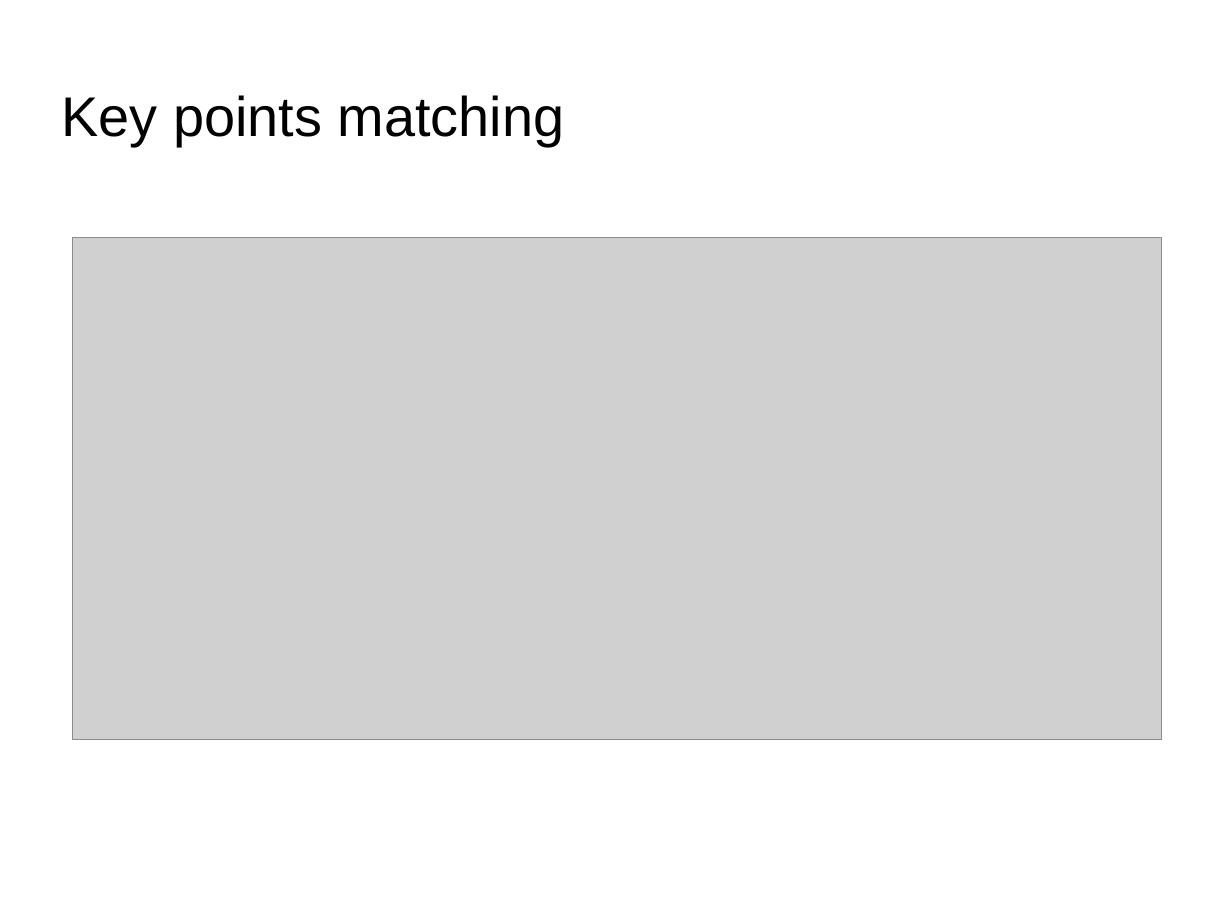
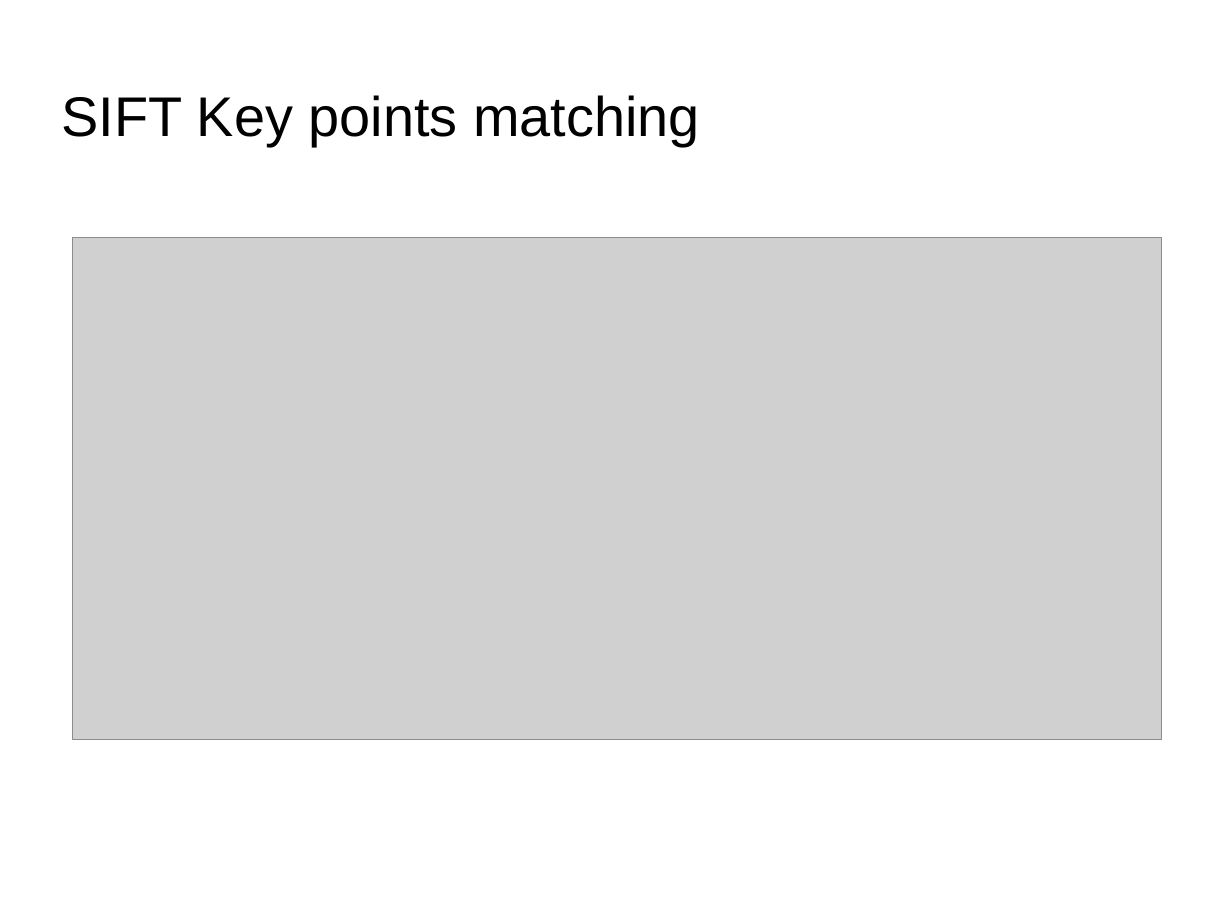
Before and after one commit to dataforcast/OC_Datascientist, a slide deck: slide 4 of P7/report/Openclassrooms_ParcoursDatascientist_P7-V1.odp. Drawn at 1232x924 pixels with LibreOffice and Linux fonts; fonts in the diff are those of the drawing; grey boxes stand for pictures; background and template pictures are left out. Boxes give left, top, right and bottom in pixels: in the first picture for what was removed or moved away, otherwise in the second. Text is boxed around its words. In the diff, an @@ line names an element or a change of style, - is before the commit and + after.

```diff
--- a/P7/report/Openclassrooms_ParcoursDatascientist_P7-V1.odp
+++ b/P7/report/Openclassrooms_ParcoursDatascientist_P7-V1.odp
@@ title at <box>62,95,700,146</box>: text changed @@
-Key points matching
+SIFT Key points matching
```
Also in this commit, not shown: 5 other slides changed, 1 slide added, 4 other files.
